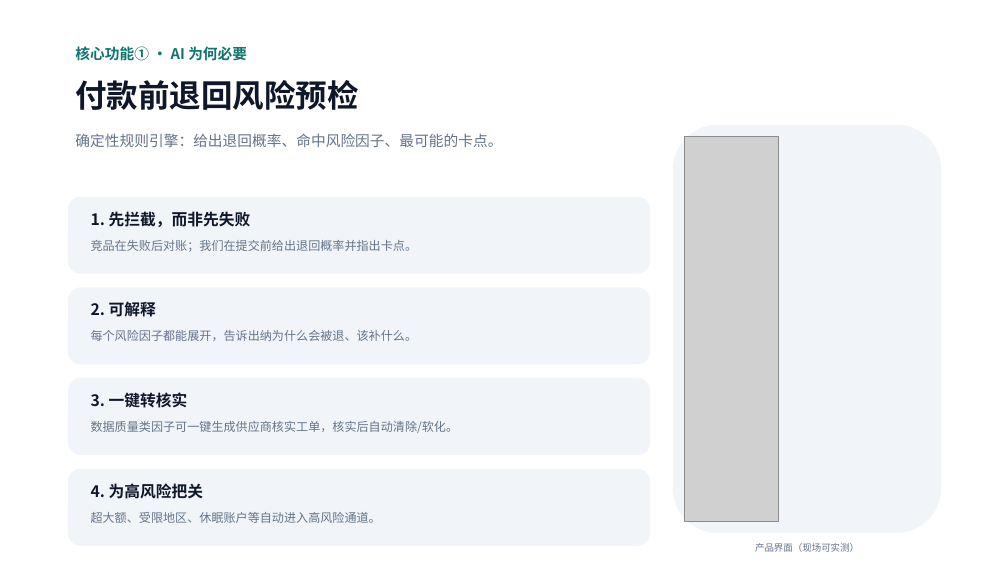
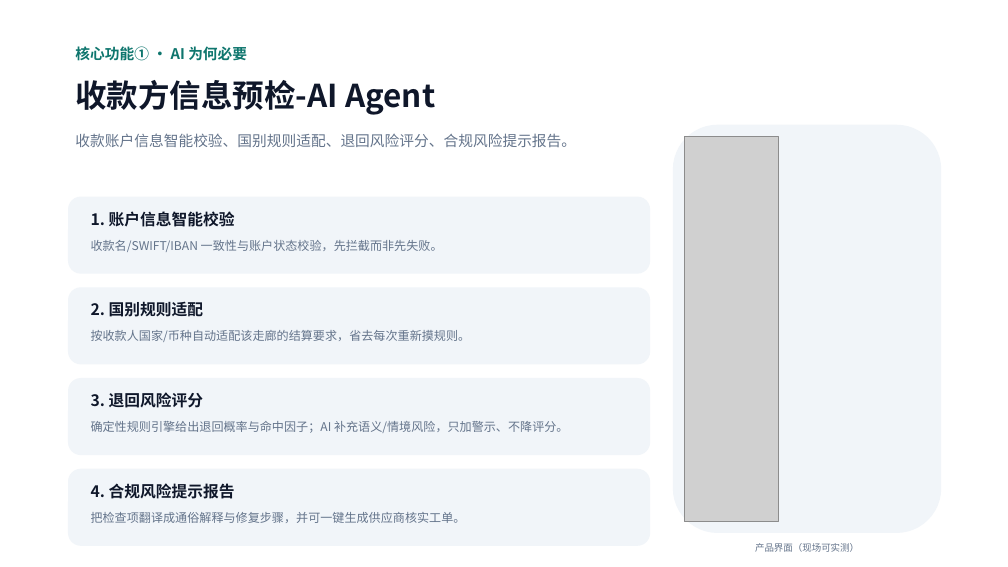
Before and after one commit to Michael-4753/flowguard-payout, a slide deck: slide 5 of public/FlowGuard-Hackathon-Pitch.pptx. Drawn at 1008x567 pixels with LibreOffice and Linux fonts; fonts in the diff are those of the drawing; grey boxes stand for pictures. Boxes give left, top, right and bottom in pixels: in the first picture for what was removed or moved away, otherwise in the second. Text is boxed around its words. In the diff, an @@ line names an element or a change of style, - is before the commit and + after.

```diff
--- a/public/FlowGuard-Hackathon-Pitch.pptx
+++ b/public/FlowGuard-Hackathon-Pitch.pptx
@@ text at (75,80,435,115): text changed @@
-付款前退回风险预检
+收款方信息预检-AI Agent
@@ text at (75,133,576,147): text changed @@
-确定性规则引擎：给出退回概率、命中风险因子、最可能的卡点。
+收款账户信息智能校验、国别规则适配、退回风险评分、合规风险提示报告。
@@ text at (91,211,235,227): text changed @@
-1. 先拦截，而非先失败
+1. 账户信息智能校验
@@ text at (91,240,443,252): text changed @@
-竞品在失败后对账；我们在提交前给出退回概率并指出卡点。
+收款名/SWIFT/IBAN 一致性与账户状态校验，先拦截而非先失败。
@@ text at (91,302,203,317): text changed @@
-2. 可解释
+2. 国别规则适配
@@ text at (91,330,471,342): text changed @@
-每个风险因子都能展开，告诉出纳为什么会被退、该补什么。
+按收款人国家/币种自动适配该走廊的结算要求，省去每次重新摸规则。
@@ text at (91,392,203,408): text changed @@
-3. 一键转核实
+3. 退回风险评分
@@ text at (91,421,569,433): text changed @@
-数据质量类因子可一键生成供应商核实工单，核实后自动清除/软化。
+确定性规则引擎给出退回概率与命中因子；AI 补充语义/情境风险，只加警示、不降评分。
@@ text at (91,483,235,499): text changed @@
-4. 为高风险把关
+4. 合规风险提示报告
@@ text at (91,512,466,523): text changed @@
-超大额、受限地区、休眠账户等自动进入高风险通道。
+把检查项翻译成通俗解释与修复步骤，并可一键生成供应商核实工单。
```
Also in this commit, not shown: 3 other slides changed, 1 slide added, 1 slide removed, 1 other file.
